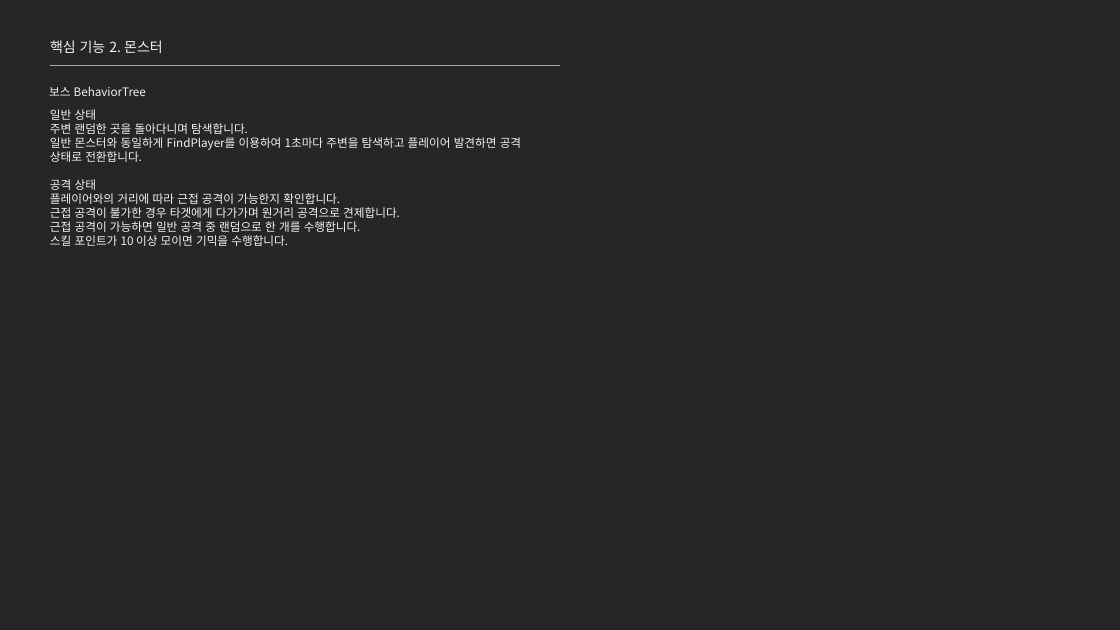
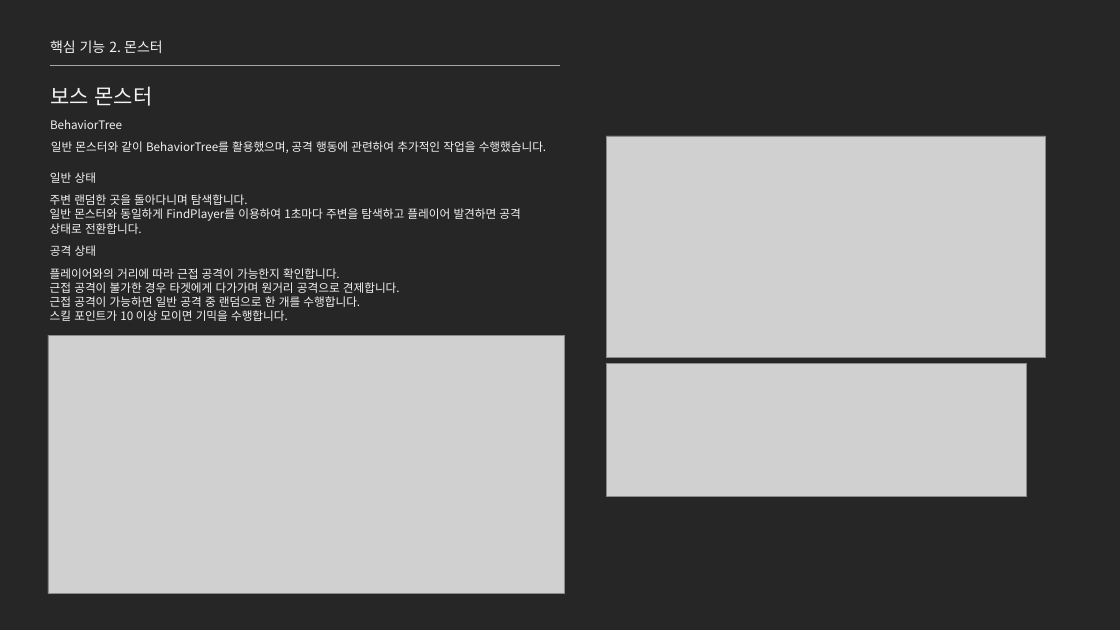
Before and after one commit to jhk0701/project-ARPGHunter, a slide deck: slide 19 of Docs/UnrealEngine_문서_김정환.pptx (slide 20 before the commit). Drawn at 1120x630 pixels with LibreOffice and Linux fonts; fonts in the diff are those of the drawing; grey boxes stand for pictures. Boxes give left, top, right and bottom in pixels: in the first picture for what was removed or moved away, otherwise in the second. Text is boxed around its words. In the diff, an @@ line names an element or a change of style, - is before the commit and + after.

```diff
--- a/Docs/UnrealEngine_문서_김정환.pptx
+++ b/Docs/UnrealEngine_문서_김정환.pptx
@@ text added at [50,86,153,106], 18 pt, text #F2F2F2 @@
+보스 몬스터
@@ text at [50,119,122,129]: text changed @@
-보스 BehaviorTree
+BehaviorTree
@@ text at [51,141,546,153]: text changed @@
-일반 상태
-주변 랜덤한 곳을 돌아다니며 탐색합니다.
-일반 몬스터와 동일하게 FindPlayer를 이용하여 1초마다 주변을 탐색하고 플레이어 발견하면 공격 상태로 전환합니다.
-공격 상태
-플레이어와의 거리에 따라 근접 공격이 가능한지 확인합니다.
-근접 공격이 불가한 경우 타겟에게 다가가며 원거리 공격으로 견제합니다.
-근접 공격이 가능하면 일반 공격 중 랜덤으로 한 개를 수행합니다.
-스킬 포인트가 10 이상 모이면 기믹을 수행합니다.
+일반 몬스터와 같이 BehaviorTree를 활용했으며, 공격 행동에 관련하여 추가적인 작업을 수행했습니다.
@@ picture added at [607,136,1046,358] @@
@@ text added at [50,172,96,183], 10 pt, text #F2F2F2 @@
+일반 상태
@@ text added at [50,194,520,234], 10 pt, text #F2F2F2 @@
+주변 랜덤한 곳을 돌아다니며 탐색합니다.
+일반 몬스터와 동일하게 FindPlayer를 이용하여 1초마다 주변을 탐색하고 플레이어 발견하면 공격 상태로 전환합니다.
@@ text added at [50,268,400,321], 10 pt, text #F2F2F2 @@
+플레이어와의 거리에 따라 근접 공격이 가능한지 확인합니다.
+근접 공격이 불가한 경우 타겟에게 다가가며 원거리 공격으로 견제합니다.
+근접 공격이 가능하면 일반 공격 중 랜덤으로 한 개를 수행합니다.
+스킬 포인트가 10 이상 모이면 기믹을 수행합니다.
@@ text added at [50,245,96,256], 10 pt, text #F2F2F2 @@
+공격 상태
@@ picture added at [48,335,565,594] @@
@@ picture added at [607,363,1027,497] @@
```
Also in this commit, not shown: 15 other slides changed, 15 other files.
